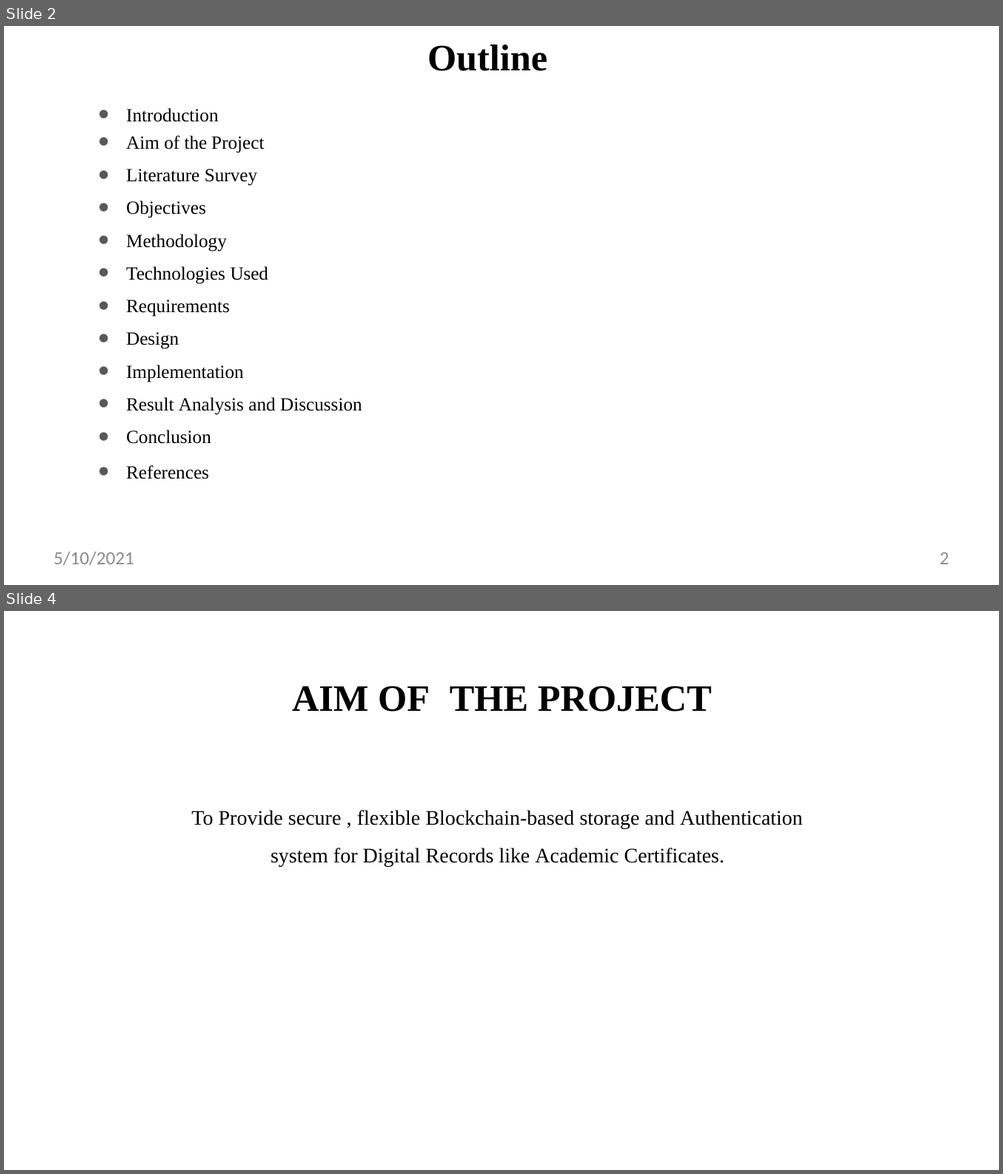
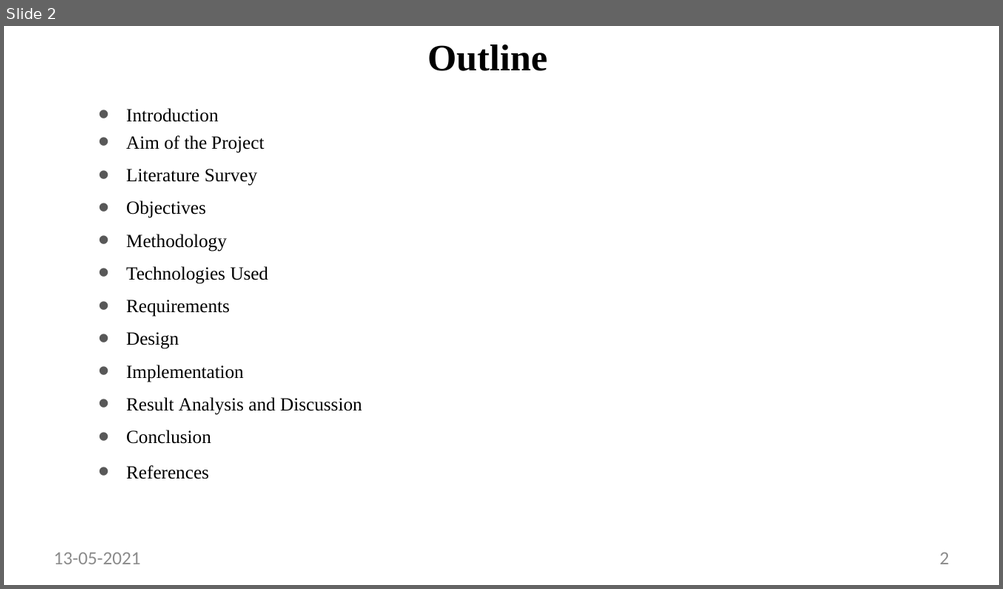
Before and after one commit to vikasbalu/Covid19_RiskCalc, a slide deck: presentation/Project Presentaion.pptx. Shown one above the other, each under a label of ours: slides 2 and 4 before the commit, slide 2 after it; the slides between them are not shown. The pictures are 1003x1174 and 1003x589 pixels, drawn with LibreOffice and Linux fonts; fonts in the diff are those of the drawing. Boxes give left, top, right and bottom in pixels: in the first picture for what was removed or moved away, otherwise in the second. Text is boxed around its words. In the diff, an @@ line names an element or a change of style, - is before the commit and + after.

```diff
--- a/presentation/Project Presentaion.pptx
+++ b/presentation/Project Presentaion.pptx
@@ slide 4 removed at (x1=4, y1=611, x2=999, y2=1170), background #FFFFFF @@
@@ text removed at (x1=292, y1=686, x2=711, y2=712) @@
-AIM OF THE PROJECT
@@ text removed at (x1=191, y1=810, x2=802, y2=866) @@
-To Provide secure , flexible Blockchain-based storage and Authentication system for Digital Records like Academic Certificates.
@@ slide 2 changed as well @@
@@ text at (x1=54, y1=553, x2=140, y2=565): text changed @@
-5/10/2021
+13-05-2021
```
Also in this commit, not shown: 22 other slides changed, 4 slides added, 5 other slides removed.
